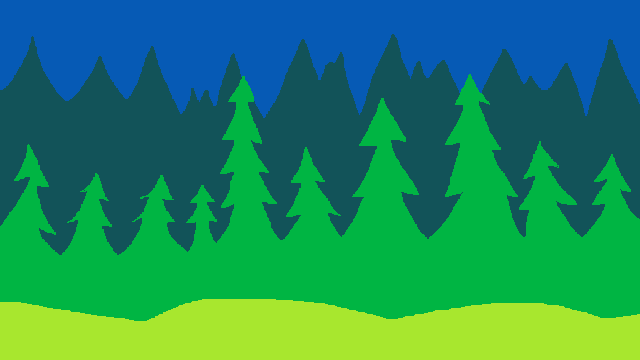
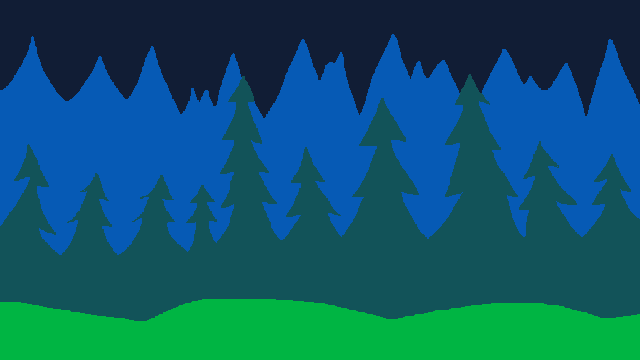
Layered file, before and after one edit (w=640, h=360). Changes by layer:
painted on "layer2 #2" over 0, 299, 640, 360
painted on "layer2 #1" over 0, 74, 640, 360
painted on "layer2" over 0, 34, 640, 360
painted on "bottom layer" over 0, 0, 640, 360
